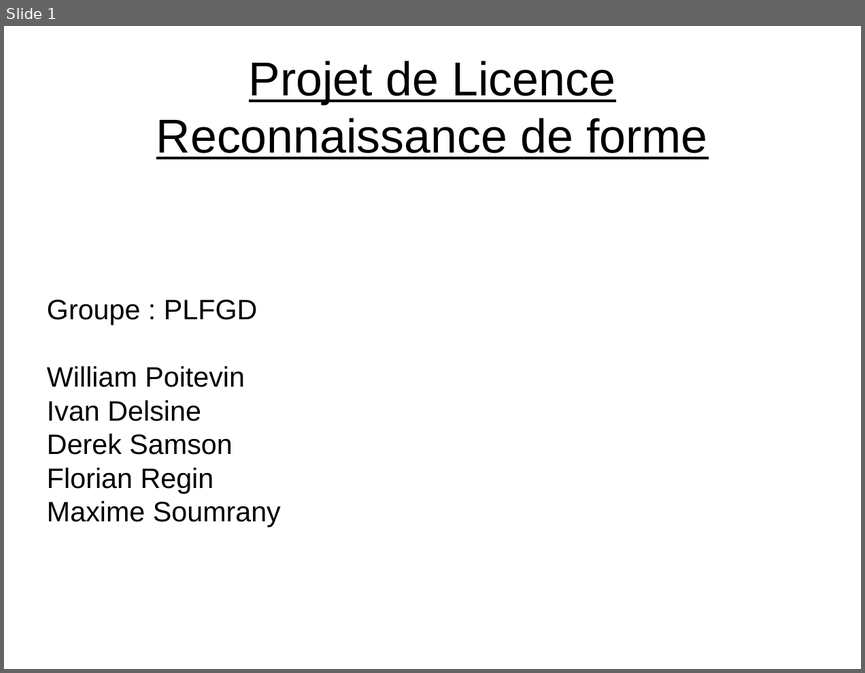
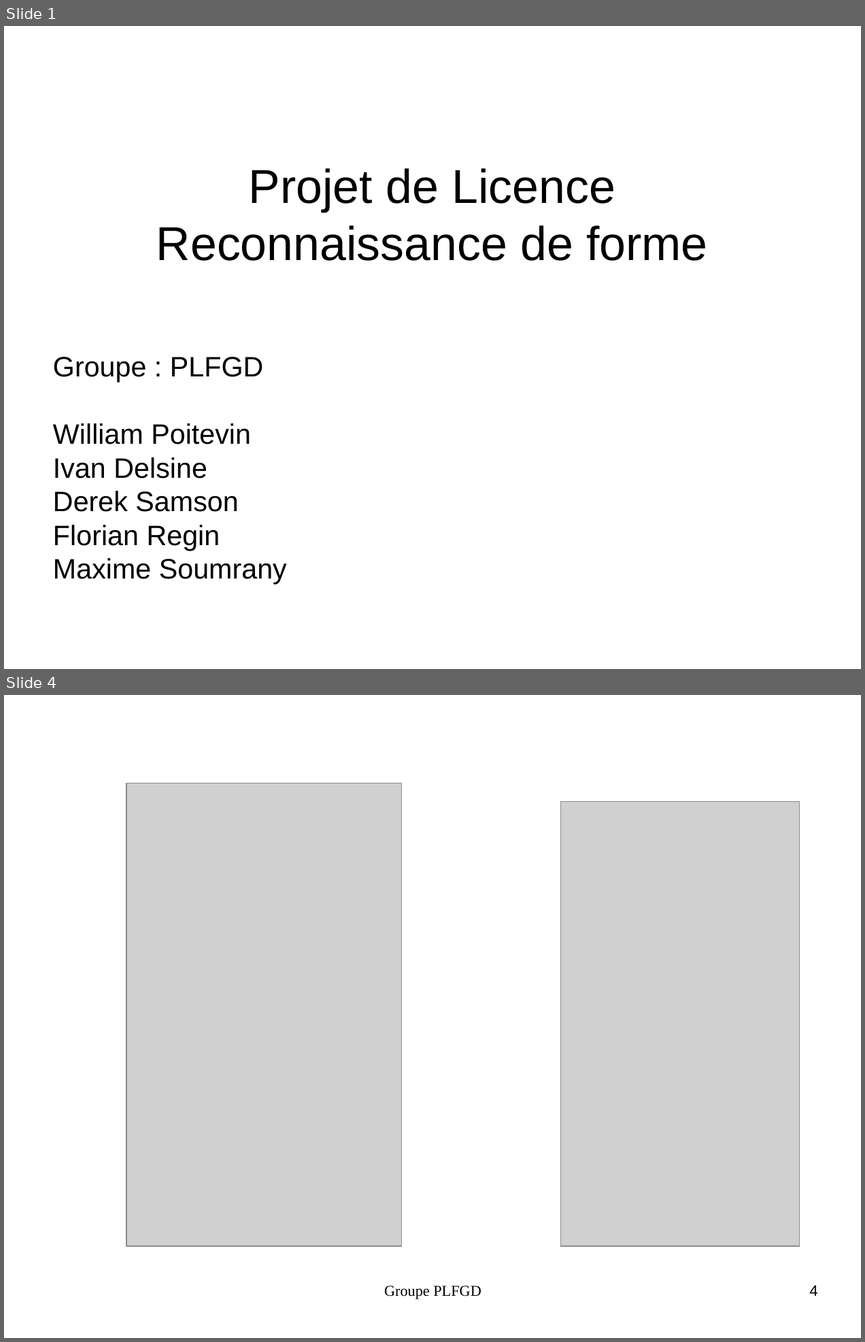
Before and after one commit to Ainorte/PLFGD, a slide deck: Documentation/Diapo.odp. Shown one above the other, each under a label of ours: slide 1 before the commit, slides 1 and 4 after it; the slides between them are not shown. The pictures are 865x673 and 865x1342 pixels, drawn with LibreOffice and Linux fonts; fonts in the diff are those of the drawing; grey boxes stand for pictures. Boxes give left, top, right and bottom in pixels: in the first picture for what was removed or moved away, otherwise in the second. Text is boxed around its words. In the diff, an @@ line names an element or a change of style, - is before the commit and + after.

```diff
--- a/Documentation/Diapo.odp
+++ b/Documentation/Diapo.odp
@@ slide 4 added at (x1=4, y1=695, x2=861, y2=1338), background #FFFFFF @@
@@ picture added at (x1=126, y1=783, x2=401, y2=1246) @@
@@ picture added at (x1=562, y1=802, x2=800, y2=1246) @@
@@ text added at (x1=384, y1=1285, x2=481, y2=1299), 14 pt, text #000000 @@
+Groupe PLFGD
@@ page number added at (x1=809, y1=1285, x2=817, y2=1295), 14 pt, text #000000 @@
+4
@@ slide 1 changed as well @@
@@ title "Projet de Licence Reconnaissance de ..." moved from (x1=156, y1=61, x2=707, y2=159) to (x1=156, y1=168, x2=707, y2=261) @@
@@ title "Projet de Licence Reconnaissance de ..." at (x1=156, y1=168, x2=707, y2=261): underline off @@
@@ subtitle "Groupe : PLFGD" moved from (x1=47, y1=299, x2=281, y2=527) to (x1=53, y1=356, x2=287, y2=584) @@
```
Also in this commit, not shown: 1 other slide changed, 8 other slides added, 5 slides removed.
